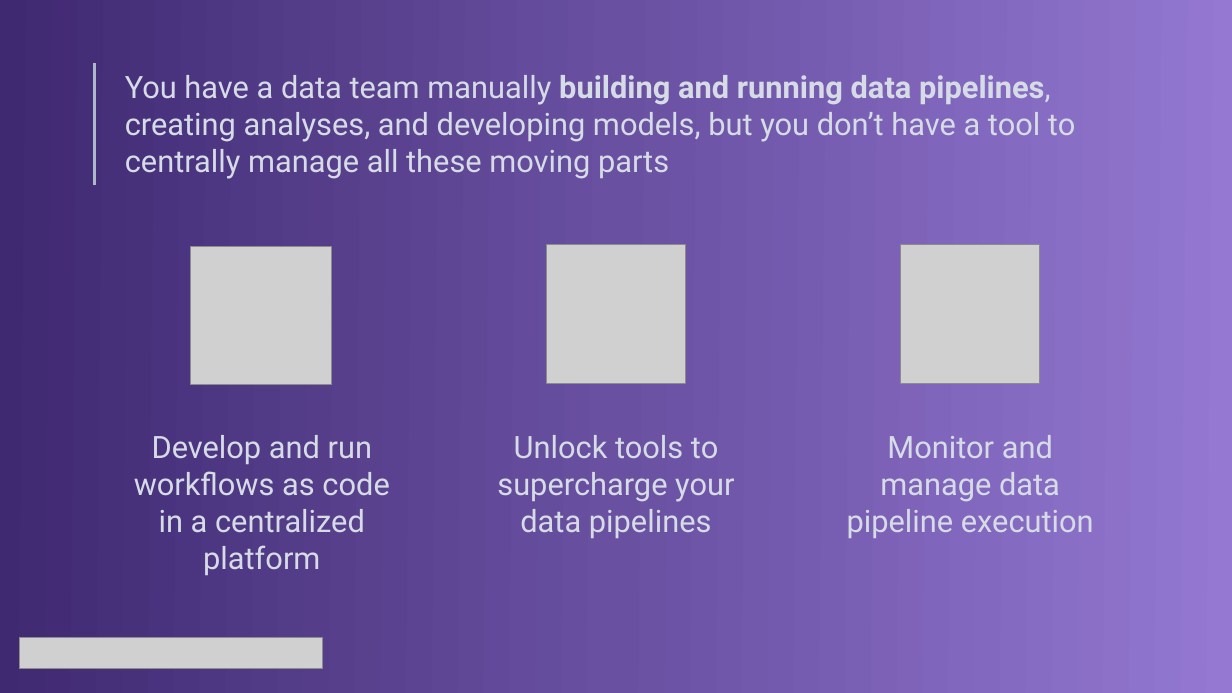
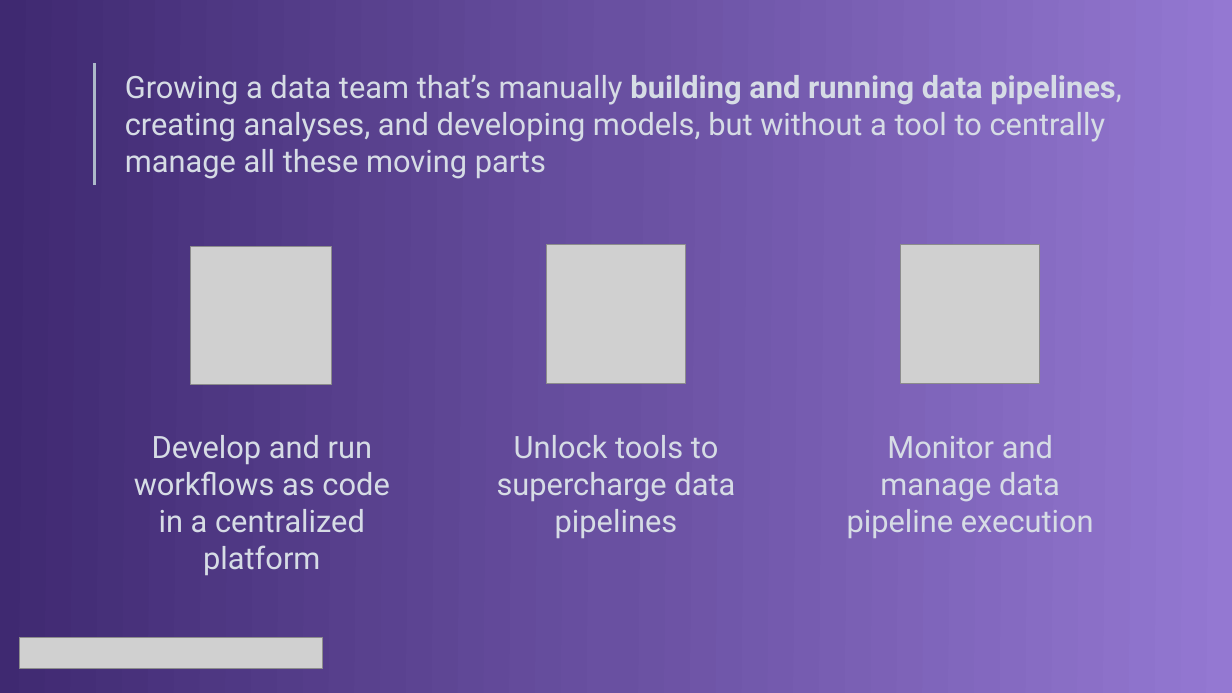
Before and after one commit to jroachgolf84/astronomer-panel-interview, a slide deck: slide 4 of documentation/Astronomer Panel Presentation.pptx (slide 3 before the commit). Drawn at 1232x693 pixels with LibreOffice and Linux fonts; fonts in the diff are those of the drawing; grey boxes stand for pictures. Boxes give left, top, right and bottom in pixels: in the first picture for what was removed or moved away, otherwise in the second. Text is boxed around its words. In the diff, an @@ line names an element or a change of style, - is before the commit and + after.

Commit message:
Updating slide deck

```diff
--- a/documentation/Astronomer Panel Presentation.pptx
+++ b/documentation/Astronomer Panel Presentation.pptx
@@ text at (x1=125, y1=75, x2=1122, y2=179): text changed @@
-You have a data team manually building and running data pipelines, creating analyses, and developing models, but you don’t have a tool to centrally manage all these moving parts
+Growing a data team that’s manually building and running data pipelines, creating analyses, and developing models, but without a tool to centrally manage all these moving parts
@@ text at (x1=497, y1=435, x2=735, y2=538): text changed @@
-Unlock tools to supercharge your data pipelines
+Unlock tools to supercharge data pipelines
```
Also in this commit, not shown: 14 other slides changed, 1 slide added, 1 other file.
